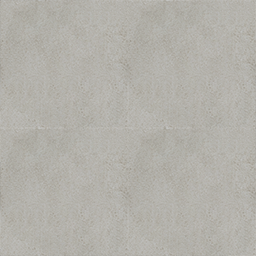
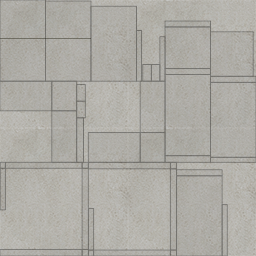
The second w=256, h=256 image is a revision of the first. Changes to its layers:
"Layer 1": opacity 100% → 35%, moved it above "Line 1" over bbox(0, 0, 256, 256)
added layer "Line 1" (59%) above "Layer 2" over bbox(0, 38, 91, 39)
painted on "Layer 2" over bbox(0, 0, 256, 256)
